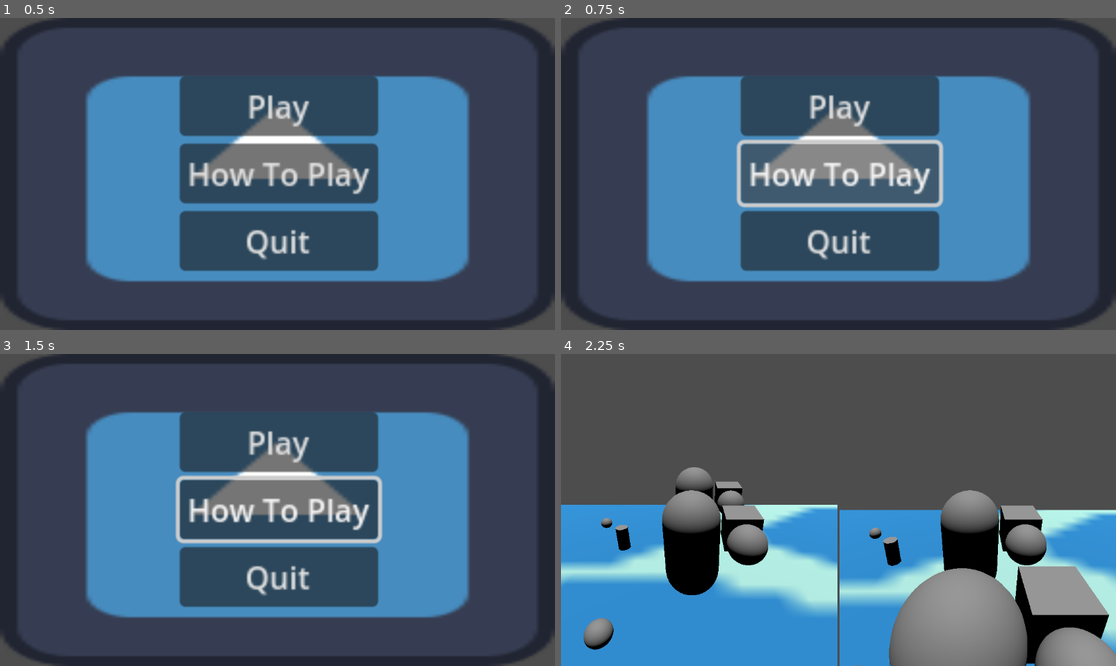
Above: before the commit, frames 1-4 (two rows, left to right).
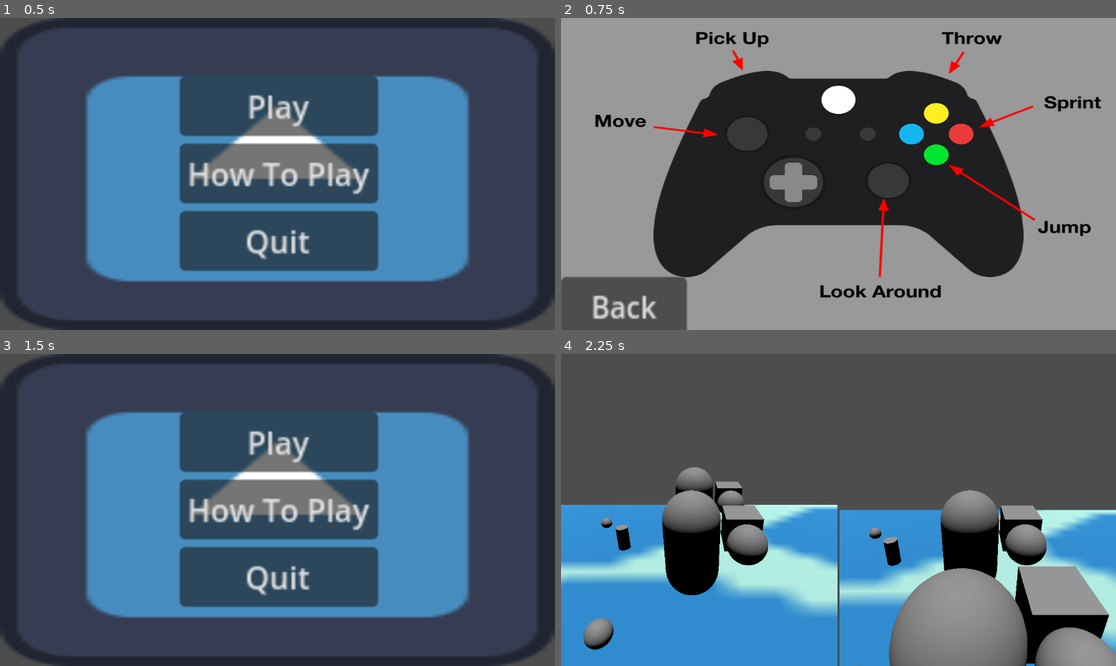
Above: after the commit, the same moments.

Repository: arry424/Chaunch
Game: Godot game, scene res://main_menu.tscn
The game is run twice, just before and just after one commit, with the same random seed, the same clock (stepped at 60 frames per second) and the same inputs. The engine's default icon, where the game draws it, is replaced by a stand-in: a white triangle on a blue panel in a dark square.
Inputs (mouse positions are in pixels of both pictures, inside the frame that each line leads up to):
- Up to frame 1 (0.5 s): no input
- Up to frame 2 (0.75 s): click "How To Play" at 0.5 s
- Up to frame 3 (1.5 s): click (61, 641) at 1.25 s, where only the run after the commit has a clickable "Back"
- Up to frame 4 (2.25 s): click "Play" at 2 s

Frame 1 is identical in both runs. In frame 2, 98% of the frame differs, in the area x 0-100%, y 0-100%; in frame 3, 1.5%; in frame 4, nothing differs.

Commit message:
how to play added

Diff:
--- a/main_menu.gd
+++ b/main_menu.gd
@@ -8,3 +8,7 @@
 
 func _on_quit_button_button_down():
 	get_tree().quit()
+
+
+func _on_how_to_play_button_down():
+	get_tree().change_scene_to_file("res://scenes/tutorial.tscn")
--- a/main_menu.tscn
+++ b/main_menu.tscn
@@ -54,4 +54,5 @@
 "
 
 [connection signal="button_down" from="VBoxContainer/PlayButton" to="." method="_on_play_button_button_down"]
+[connection signal="button_down" from="VBoxContainer/HowToPlay" to="." method="_on_how_to_play_button_down"]
 [connection signal="button_down" from="VBoxContainer/QuitButton" to="." method="_on_quit_button_button_down"]
--- /dev/null
+++ b/scenes/tutorial.gd
@@ -0,0 +1,6 @@
+extends Control
+
+
+
+func _on_button_button_down():
+	get_tree().change_scene_to_file("res://main_menu.tscn")
--- /dev/null
+++ b/scenes/tutorial.tscn
@@ -0,0 +1,41 @@
+[gd_scene load_steps=3 format=3 uid="uid://b72drfi5jxsv3"]
+
+[ext_resource type="Texture2D" uid="uid://cx5h6xrd5ivhs" path="res://tutorial.png" id="1_601xv"]
+[ext_resource type="Script" path="res://scenes/tutorial.gd" id="1_w6wjl"]
+
+[node name="Control" type="Control"]
+layout_mode = 3
+anchors_preset = 15
+anchor_right = 1.0
+anchor_bottom = 1.0
+grow_horizontal = 2
+grow_vertical = 2
+size_flags_horizontal = 3
+script = ExtResource("1_w6wjl")
+
+[node name="TextureRect" type="TextureRect" parent="."]
+layout_mode = 1
+anchors_preset = 15
+anchor_right = 1.0
+anchor_bottom = 1.0
+grow_horizontal = 2
+grow_vertical = 2
+texture = ExtResource("1_601xv")
+
+[node name="VBoxContainer" type="VBoxContainer" parent="."]
+layout_mode = 1
+anchors_preset = 2
+anchor_top = 1.0
+anchor_bottom = 1.0
+offset_top = -110.0
+offset_right = 71.0
+offset_bottom = -36.0
+grow_vertical = 0
+scale = Vector2(3.68, 3.92)
+
+[node name="Button" type="Button" parent="VBoxContainer"]
+layout_mode = 2
+text = "Back
+"
+
+[connection signal="button_down" from="VBoxContainer/Button" to="." method="_on_button_button_down"]
Binary file added: tutorial.png
Not shown, added: tutorial.png.import
